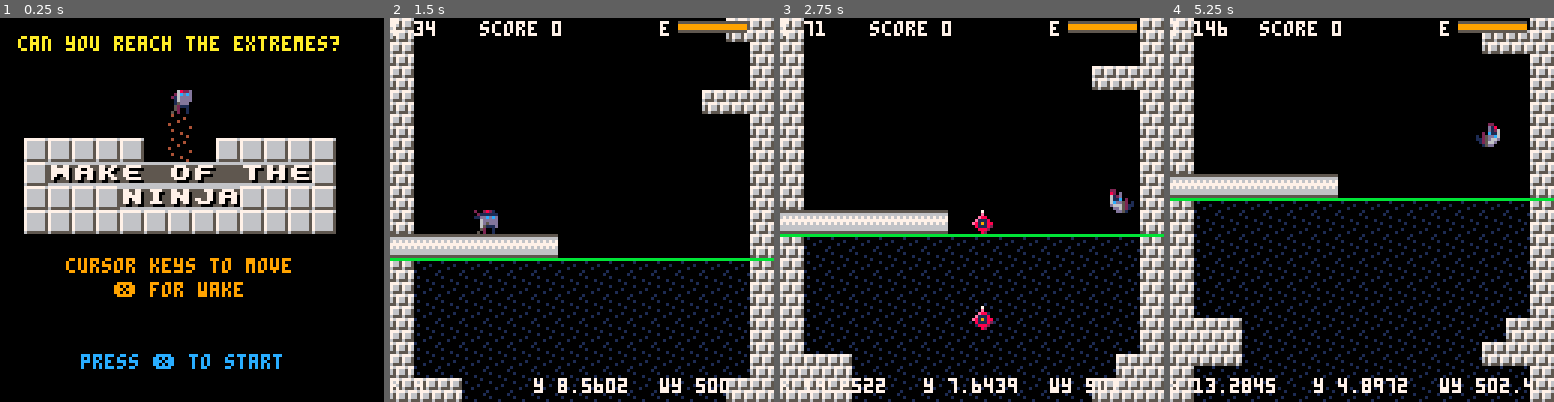
Above: before the commit, frames 1-4 (left to right).
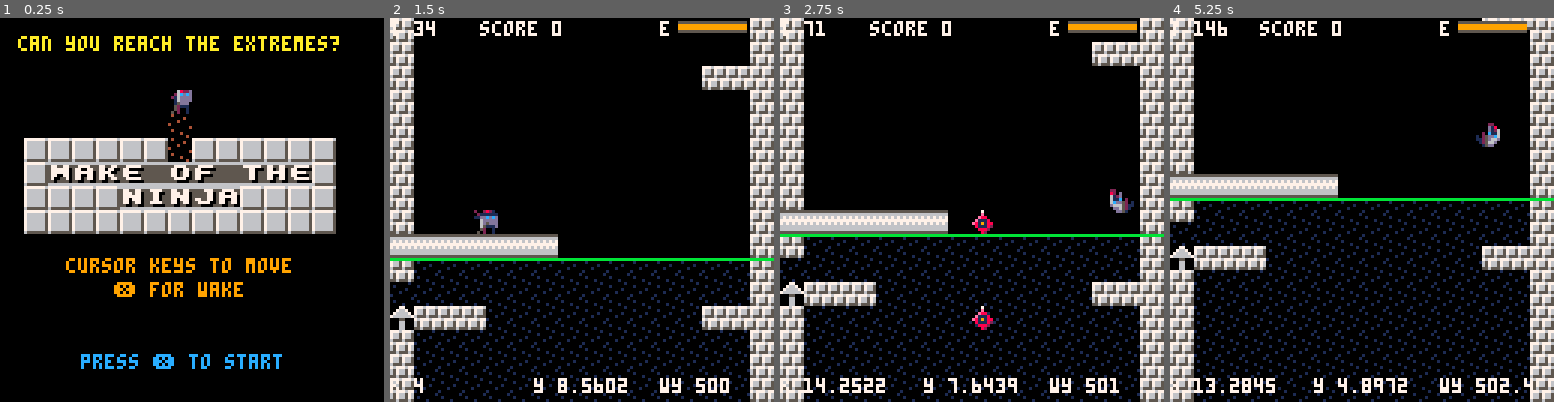
Above: after the commit, the same moments.

Repository: ggaughan/wake-of-the-ninja
Game: PICO-8 cartridge wakey.p8
The game is run twice, just before and just after one commit, with the same random seed, the same clock (stepped at 60 frames per second) and the same inputs.
Inputs:
- Up to frame 1 (0.25 s): no input
- Up to frame 2 (1.5 s): tap X (X key) at 0.33, 1.07 s
- Up to frame 3 (2.75 s): hold Right 1.6-2.1 s; tap X (X key) at 1.85 s; hold Up 2.15-2.42 s; hold Right from 2.47 s (still down)
- Up to frame 4 (5.25 s): tap X (X key) at 2.97, 4.08, 5.2 s; release Right at 3.03 s; hold Left 3.08-3.58 s; hold Down 3.63-3.97 s; hold Right 4.02-4.68 s; hold Up 4.73-5.03 s; hold Left from 5.08 s (still down)

The runs differ from the first frame. In frame 1, 0.8% of the frame differs, in the area x 37-57%, y 31-38%; in frame 2, 5.6%; in frame 3, 6.7%, in the area x 0-94%, y 6-100%; in frame 4, 6.2%.

Commit message:
Add solution room

Diff:
--- a/wakey.p8
+++ b/wakey.p8
@@ -474,22 +474,46 @@
 	 pal(4, flr(1+rnd()*#wake_colour), 1)
 	 last = time()
 	end
-
-end
-
-function _draw_game()
- cls()
-
+end
+
+function draw_room()
  pal(3,1)  -- blue water (spr 10)
-
 	if pl.room == nil then
 		-- smooth upward scroll by extra top row with -ve offset
 	 map(0,0,0,-(1-(ceil(wy)-wy))*8,16,17)
 	else
-	 map(pl.room[1],pl.room[2],0,0,16,16)
-	end
-
+	 if pl.room[1] == 0 and pl.room[2]==16 then
+	  -- key room
+	  palt(5,true) -- no shadow
+		 mset(6,16+10,209)   -- key 15
+ 		mset(7,16+10,213)
+		 mset(6+3,16+10,209) -- key 14
+ 		mset(7+3,16+10,212)
+		 map(pl.room[1],pl.room[2],0,0,16,16)
+ 		palt()
+	 	map(pl.room[1],pl.room[2]+15,0,0,16,1)  -- top row (since scrolling map 0,0 takes this)
+
+	 	--rect((6+3)*8,(10)*8, (6+3+2)*8,(11)*8-1, 10)
+
+			-- title
+	 	rectfill(40,7, 88, 17, 0)
+	 	rect(40,7, 88, 17, 5)
+		 print("durer", 56,11, 15)
+		 print(".", 59,5, 15)
+		 print(".", 61,5, 15)
+		 --print("15",6*8,8*8)
+		 --scroll_tile(55)
+		else
+		 map(pl.room[1],pl.room[2],0,0,16,16)
+	 end
+	end
  pal()
+end
+
+function _draw_game()
+ cls()
+
+	draw_room()
 
  foreach(actor,draw_actor)
  draw_wake()
@@ -757,10 +781,16 @@
 function player_move_room()
 	if pl.x < 0.5 or pl.x > 15.5 then
 	 if pl.room == nil then
+			local in_water = pl.y + wy + pl.dy - w_g_y +1 > water_level
 		 -- note: +1 for extra row for upward scroll
 			local y = pl.y + wy +1
 			local x = pl.x
-			local scroll_y = (14.6-pl.y)  -- extra 0.1 for collision smoothout
+			local scroll_y
+			if in_water then
+				scroll_y = (14.4-pl.y)  -- extra 0.1 for collision smoothout
+			else
+				scroll_y = (14.6-pl.y)  -- extra 0.1 for collision smoothout
+			end
 			pl.room_old_y = scroll_y
 			if pl.x < 0.5 then
 				pl.room = w[flr(y)][-1]
@@ -833,7 +863,10 @@
 end
 
 function make_world_row(y)
+ if (w[y] != nil) return  -- e.g. initial room
+
  local need = abs(last_ledge - y) > max_ledge_gap
+ local need_room = abs(last_ledge - y) > max_ledge_gap*2  -- one-off for initial room
  if need or rnd() > 0.8 then
   local sp = w_default_brick
   -- ledges
@@ -848,7 +881,7 @@
 			  need = false
 				end
 				if #rooms > 0 and y-last_ledge > 1 then
- 				if rnd() > 0.9 and y > room_range_start and y < room_range_end then
+ 				if (rnd() > 0.9 and y > room_range_start and y < room_range_end) or need_room then
 						local room = rooms[#rooms]
 						rooms[#rooms]=nil
 						link_room(room, y, l)
@@ -889,7 +922,9 @@
 		{32,0},
 		{48,0},
 
-		{112,16},  -- end: move to top
+		{112,16},
+
+	 {0,16}, -- end: will be placed near start
 	}
 
 	w[0] = {}
@@ -901,10 +936,16 @@
 
 	-- todo place highest/lowest rooms manually here
 
+	-- note last_ledge==0 -> need_room
+ make_world_row(water_level+3)  -- above start pipe
+
 	-- main shaft
 	for i=1,h-1 do
 	 make_world_row(i)
 	end
+
+	if (w[water_level+3] == nil) w[water_level+3+1] = {}
+ w[water_level+3][0] = 126
 
 	if #rooms > 0 then
 		-- todo place any leftover rooms manually here
@@ -1257,7 +1298,7 @@
 
 
 __gff__
-000101010181010001000000000100010000000000000000000000000000020000000000000000000000000000000000000000000000000000000001000100000000000000000c0000040400000000000000000000000000000000000000000000000000000000000c0c00000000000000000001000000000000000001000000
+000101010181010001000000000100010000000000000000000000000000020000000000000000000000000000000000000000000000000000000001000100000000000000000c0000040400000000000000000000000000000000000000000000000000000000000c0c00000000000000000001000000000000000001000100
 0000000000000000000001010001000000000000000000000000000000000000000000000000000000000000000000000000000000000000000000000000000000000000000000000000000000000000000000000000000000000000000000000000000000000000000000000000000000000000000000000000000000000000
 __map__
 00000000000000000000000000000000010101010101010101010101010101010f0f0f0f0f0f0f0f0f0f0f0f0f0f0f0f0d0d0d0d0d0d0d0d0d0d0d0d0d0d0d0d00000000000000000000000000000000000000000000000000000000000000000000000000000000000000000000000000000000000000000000000000000000
@@ -1265,130 +1306,130 @@
 00000000000000000000000000000000010000000000000000000000000000010f00000000000000000000000000000f0d00000000000000000000000000000d00000000000000000000000000000000000000000000000000000000000000000000000000000000000000000000000000000000000000000000000000000000
 00000000000000830000000000000000010000000000000000000000000000010f00000000000000000000000000000f0d00000000000000000000000000000d00000000000000000000000000000000000000000000000000000000000000000000000000000000000000000000000000000000000000000000000000000000
 000000000000000900000000000000000100004b0000000000000000000000010f00000000000000000000000000000f0d00005b5c5c5d00000000000000000d00000000000000000000000000000000000000000000000000000000000000000000000000000000000000000000000000000000000000000000000000000000
-003f3f3f3f3f0009003f3f3f3f3f0000010000010101010000000000000000010f00000000000000000000000000000f0d00000000000000000000000000000d00000000000000000000000000000000000000000000000000000000000000000000000000000000000000000000000000000000000000000000000000000000
+003f3f3f3f3f3f093f3f3f3f3f3f0000010000010101010000000000000000010f00000000000000000000000000000f0d00000000000000000000000000000d00000000000000000000000000000000000000000000000000000000000000000000000000000000000000000000000000000000000000000000000000000000
 003ff7e1ebe5c0efe6c0f4e8e53f0000010000000000000000000000000000010f00000000000000000000000000000f0d00000000000000000000000000000d00000000000000000000000000000000000000000000000000000000000000000000000000000000000000000000000000000000000000000000000000000000
 003f3f3f3feee9eeeae13f3f3f3f0000010000000000000000000000000000010f00000000000000000000000000000f0d00000000000000000000000000000d00000000000000000000000000000000000000000000000000000000000000000000000000000000000000000000000000000000000000000000000000000000
 003f3f3f3f3f3f3f3f3f3f3f3f3f0000010000000000000000000000000000010f00000000000000000000000000000f0d00000000000000000000000000000d00000000000000000000000000000000000000000000000000000000000000000000000000000000000000000000000000000000000000000000000000000000
-00000000000000000000000000000000010000000000000000000000000000010f00000000000000000000000000000f0d0d0d0d0d0d0d00000d0d0d0d0d0d0d00000000000000000000000000000000000000000000000000000000000000000000000000000000000000000000000000000000000000000000000000000000
+00000000000000000000000000000000010000000000000000000000000000010f00000000000000000000000000000f0d0d0d0d0d0d0d00000d0d0d0d0d0d0d000000000000000000000000000000000000000000000000000000000000000000000000000000000000003f0000000000000000000000000000000000000000
 00000000000000000000000000000000010000002d00000000000000000000010f00000000000000000000000000000f0d00000000000000000000000000770d00000000000000000000000000000000000000000000000000000000000000000000000000000000000000000000000000000000000000000000000000000000
 00000000000000000000000000000000010000010101010101000000000000010f00000000000000000000000000000f0d0d0d0d0d000d0d0d0d000d0d0d0d0d00000000000000000000000000000000000000000000000000000000000000000000000000000000000000000000000000000000000000000000000000000000
 00000000000000000000000000000000010000000000000000000000000000010f00000000000000000000000000000f0d79000000000000000000000000000d00000000000000000000000000000000000000000000000000000000000000000000000000000000000000000000000000000000000000000000000000000000
 00000000000000000000000000000000010000000000000000000000000000010f00000000000000000000000000000f0d0d0d0d0d0d0d00000d0d0d0d0d0d0d00000000000000000000000000000000000000000000000000000000000000000000000000000000000000000000000000000000000000000000000000000000
 00000000000000000000000000000000010000000000000000000000000000010f00000000000000000000000000000f0d00000000000000000000000000000d00000000000000000000000000000000000000000000000000000000000000000000000000000000000000000000000000000000000000000000000000000000
 00000000000000000000000000000000010101010101010101010101010101010f0f0f0f0f0f0f0f0f0f0f0f0f0f0f0f0d0d0d0d0d0d0d0d0d0d0d0d0d0d0d0d00000000000000000000000000000000000000000000000000000000000000000000000000000000000000000000000000000000000000000000000000000000
-000000000000000000000000000000000000000000000000000000000000000000000000000000000000000000000000000000000000000000000000000000000000000000000000000000000000000000000000000000000000000000000000000000000000000000000000000000003d3d3d3d3d3d3d3d3d3d3d3d3d3d3d3d
-000000000000000000000000000000000000000000000000000000000000000000000000000000000000000000000000000000000000000000000000000000000000000000000000000000000000000000000000000000000000000000000000000000000000000000000000000000003d00000000000000000000000000003d
-000000000000000000000000000000000000000000000000000000000000000000000000000000000000000000000000000000000000000000000000000000000000000000000000000000000000000000000000000000000000000000000000000000000000000000000000000000003d005b5c5c5c5c5c5c5c5c5c5c5c5d3d
-000000000000000000000000000000000000000000000000000000000000000000000000000000000000000000000000000000000000000000000000000000000000000000000000000000000000000000000000000000000000000000000000000000000000000000000000000000003d005bd1d65cc0d35cc0d25cd1d35d3d
-000000000000000000000000000000000000000000000000000000000000000000000000000000000000000000000000000000000000000000000000000000000000000000000000000000000000000000000000000000000000000000000000000000000000000000000000000000003d005bc0c05cc0c05cc0c05cc0c05d3d
-000000000000000000000000000000000000000000000000000000000000000000000000000000000000000000000000000000000000000000000000000000000000000000000000000000000000000000000000000000000000000000000000000000000000000000000000000000003d005bc0d55cd1d05cd1d15cc0d85d3d
-000000000000000000000000000000000000000000000000000000000000000000000000000000000000000000000000000000000000000000000000000000000000000000000000000000000000000000000000000000000000000000000000000000000000000000000000000000003d005bc0c05cc0c05cc0c05cc0c05d3d
-000000000000000000000000000000000000000000000000000000000000000000000000000000000000000000000000000000000000000000000000000000000000000000000000000000000000000000000000000000000000000000000000000000000000000000000000000000003d005bc0d95cc0d65cc0d75cd1d25d3d
-000000000000000000000000000000000000000000000000000000000000000000000000000000000000000000000000000000000000000000000000000000000000000000000000000000000000000000000000000000000000000000000000000000000000000000000000000000003d005bc0c05cc0c05cc0c05cc0c05d3d
-000000000000000000000000000000000000000000000000000000000000000000000000000000000000000000000000000000000000000000000000000000000000000000000000000000000000000000000000000000000000000000000000000000000000000000000000000000003d005bc0d45cd1d55cd1d45cc0d15d3d
-000000000000000000000000000000000000000000000000000000000000000000000000000000000000000000000000000000000000000000000000000000000000000000000000000000000000000000000000000000000000000000000000000000000000000000000000000000003d005b5c5c5c5c5c5c5c5c5c5c5c5d3d
-000000000000000000000000000000000000000000000000000000000000000000000000000000000000000000000000000000000000000000000000000000000000000000000000000000000000000000000000000000000000000000000000000000000000000000000000000000003d00000000000000000000000000003d
-000000000000000000000000000000000000000000000000000000000000000000000000000000000000000000000000000000000000000000000000000000000000000000000000000000000000000000000000000000000000000000000000000000000000000000000000000000003d00c0c0c0c0e4f5f2e5f2c0c0c0c03d
-000000000000000000000000000000000000000000000000000000000000000000000000000000000000000000000000000000000000000000000000000000000000000000000000000000000000000000000000000000000000000000000000000000000000000000000000000000003d00000000000000000000000000003d
-000000000000000000000000000000000000000000000000000000000000000000000000000000000000000000000000000000000000000000000000000000000000000000000000000000000000000000000000000000000000000000000000000000000000000000000000000000003d00000000000000000000000000003d
-000000000000000000000000000000000000000000000000000000000000000000000000000000000000000000000000000000000000000000000000000000000000000000000000000000000000000000000000000000000000000000000000000000000000000000000000000000003d3d3d3d3d3d3d3d3d3d3d3d3d3d3d3d
-…(100 lines of a section not shown)…
+a9a9a9a9a9a9a9a9a9a9a9a9a9a9a9a90000000000000000000000000000000000000000000000000000000000000000000000000000000000000000000000000000000000000000000000000000000000000000000000000000000000000000000000000000000000000000000000003d3d3d3d3d3d3d3d3d3d3d3d3d3d3d3d
+010101010101010101010101010101010000000000000000000000000000000000000000000000000000000000000000000000000000000000000000000000000000000000000000000000000000000000000000000000000000000000000000000000000000000000000000000000003d00000000000000000000000000003d
+010000bd00000000bd00000000bd00010000000000000000000000000000000000000000000000000000000000000000000000000000000000000000000000000000000000000000000000000000000000000000000000000000000000000000000000000000000000000000000000003d005b5c5c5c5c5c5c5c5c5c5c5c5d3d
+01008c8d8d8d8d8d8d8d8d8d8d8d8e010000000000000000000000000000000000000000000000000000000000000000000000000000000000000000000000000000000000000000000000000000000000000000000000000000000000000000000000000000000000000000000000003d005bd1d65cc0d35cc0d25cd1d35d3d
+01009c00009f00009f00009f00009c010000000000000000000000000000000000000000000000000000000000000000000000000000000000000000000000000000000000000000000000000000000000000000000000000000000000000000000000000000000000000000000000003d005bc0c05cc0c05cc0c05cc0c05d3d
+01009c9d8d9e8d8d9e8d8d9e8dad9c010000000000000000000000000000000000000000000000000000000000000000000000000000000000000000000000000000000000000000000000000000000000000000000000000000000000000000000000000000000000000000000000003d005bc0d55cd1d05cd1d15cc0d85d3d
+01009c00009c00009c00009c00009c010000000000000000000000000000000000000000000000000000000000000000000000000000000000000000000000000000000000000000000000000000000000000000000000000000000000000000000000000000000000000000000000003d005bc0c05cc0c05cc0c05cc0c05d3d
+01009c9d8d9e8d8d9e8d8d9e8dad9c010000000000000000000000000000000000000000000000000000000000000000000000000000000000000000000000000000000000000000000000000000000000000000000000000000000000000000000000000000000000000000000000003d005bc0d95cc0d65cc0d75cd1d25d3d
+01009c0000af0000af0000af00009c010000000000000000000000000000000000000000000000000000000000000000000000000000000000000000000000000000000000000000000000000000000000000000000000000000000000000000000000000000000000000000000000003d005bc0c05cc0c05cc0c05cc0c05d3d
+01009c9d8d9e8d8d9e8d8d9e8dad9c010000000000000000000000000000000000000000000000000000000000000000000000000000000000000000000000000000000000000000000000000000000000000000000000000000000000000000000000000000000000000000000000003d005bc0d45cd1d55cd1d45cc0d15d3d
+01009c00009c0000af00009c00009c010000000000000000000000000000000000000000000000000000000000000000000000000000000000000000000000000000000000000000000000000000000000000000000000000000000000000000000000000000000000000000000000003d005b5c5c5c5c5c5c5c5c5c5c5c5d3d
+0100ac8d8d8d8d8d9c8d8d8d8d8dae010000000000000000000000000000000000000000000000000000000000000000000000000000000000000000000000000000000000000000000000000000000000000000000000000000000000000000000000000000000000000000000000003d00000000000000000000000000003d
+0100000000000000af000000000000010000000000000000000000000000000000000000000000000000000000000000000000000000000000000000000000000000000000000000000000000000000000000000000000000000000000000000000000000000000000000000000000003d00c0c0c0c0e4f5f2e5f2c0c0c0c03d
+01000000000000009c000000000000010000000000000000000000000000000000000000000000000000000000000000000000000000000000000000000000000000000000000000000000000000000000000000000000000000000000000000000000000000000000000000000000003d00000000000000000000000000003d
+01000000000000379c370000000000010000000000000000000000000000000000000000000000000000000000000000000000000000000000000000000000000000000000000000000000000000000000000000000000000000000000000000000000000000000000000000000000003d00000000000000000000000000003d
+010101010101010101010101010101010000000000000000000000000000000000000000000000000000000000000000000000000000000000000000000000000000000000000000000000000000000000000000000000000000000000000000000000000000000000000000000000003d3d3d3d3d3d3d3d3d3d3d3d3d3d3d3d
+…(100 lines of a section not shown)…
